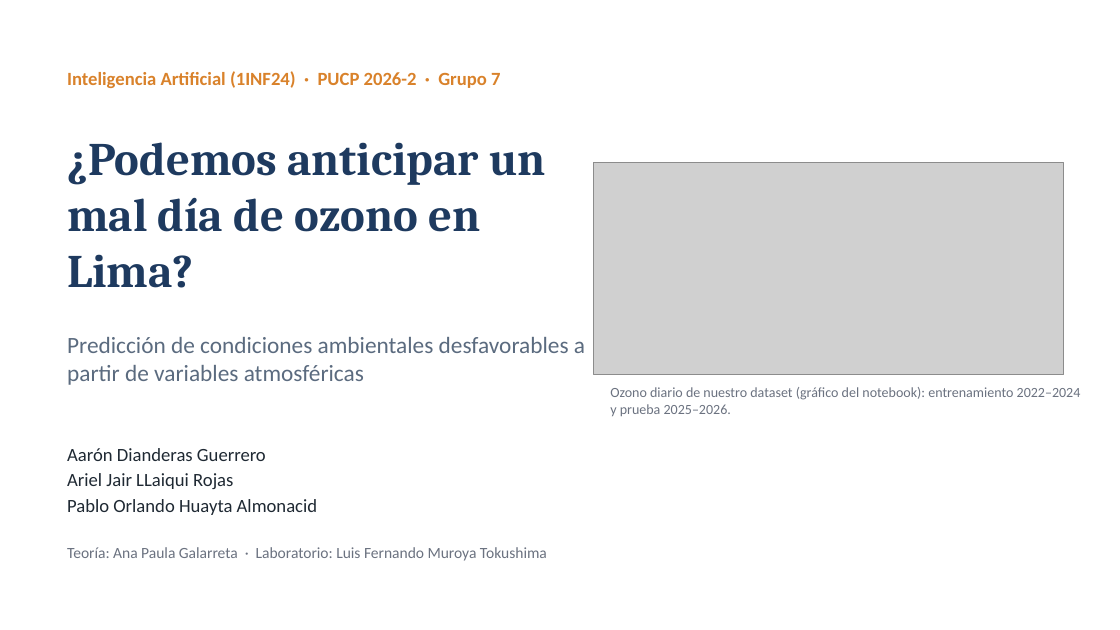
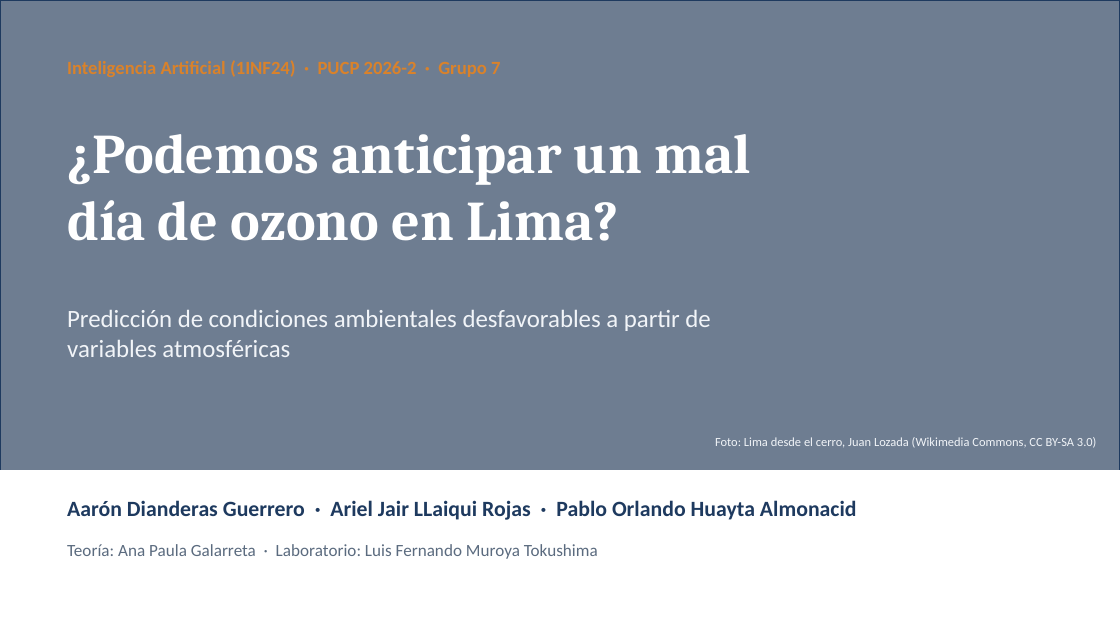
Before and after one commit to pablohuayta/prediccion-ozono-lima, a slide deck: slide 1 of Grupo7-TA-Exposicion.pptx. Drawn at 1120x630 pixels with LibreOffice and Linux fonts; fonts in the diff are those of the drawing; grey boxes stand for pictures. Boxes give left, top, right and bottom in pixels: in the first picture for what was removed or moved away, otherwise in the second. Text is boxed around its words. In the diff, an @@ line names an element or a change of style, - is before the commit and + after.

```diff
--- a/Grupo7-TA-Exposicion.pptx
+++ b/Grupo7-TA-Exposicion.pptx
@@ background #FFFFFF to #1E3A5F @@
@@ picture added at bbox=[0, 0, 1120, 470] @@
@@ rectangle added at bbox=[0, 0, 1120, 470], fill #1E3A5F at 55% opacity, outline #1E3A5F 1 pt @@
@@ text removed at bbox=[67, 71, 500, 88] @@
-Inteligencia Artificial (1INF24) · PUCP 2026-2 · Grupo 7
@@ title "¿Podemos anticipar un mal día ...": place and size @@
-title "¿Podemos anticipar un mal día ..." at bbox=[67, 142, 546, 288]
+title "¿Podemos anticipar un mal día ..." at bbox=[67, 134, 751, 241]
@@ title "¿Podemos anticipar un mal día ..." at bbox=[67, 134, 751, 241]: size 30 to 36 pt, text colour #1E3A5F to #FFFFFF @@
@@ picture removed at bbox=[594, 162, 1064, 375] @@
@@ text "Predicción de condiciones ambientales desfavorables ...": place and size @@
-text "Predicción de condiciones ambientales desfavorables ..." at bbox=[67, 337, 585, 385]
+text "Predicción de condiciones ambientales desfavorables ..." at bbox=[67, 310, 710, 357]
@@ text "Predicción de condiciones ambientales desfavorables ..." at bbox=[67, 310, 710, 357]: size 15 to 16 pt, text colour #5B6B7F to #F1F4F8 @@
@@ text removed at bbox=[610, 387, 1081, 416] @@
-Ozono diario de nuestro dataset (gráfico del notebook): entrenamiento 2022–2024 y prueba 2025–2026.
@@ text added at bbox=[715, 437, 1097, 448], 8 pt, text #F1F4F8 @@
+Foto: Lima desde el cerro, Juan Lozada (Wikimedia Commons, CC BY-SA 3.0)
@@ rectangle added at bbox=[0, 470, 1120, 630], fill #FFFFFF, outline #FFFFFF 1 pt @@
@@ text at bbox=[67, 500, 857, 520]: text changed; size 12 to 14 pt; text colour #1F2933 to #1E3A5F; bold on @@
-Aarón Dianderas Guerrero
-Ariel Jair LLaiqui Rojas
-Pablo Orlando Huayta Almonacid
+Aarón Dianderas Guerrero · Ariel Jair LLaiqui Rojas · Pablo Orlando Huayta Almonacid
@@ text "Teoría: Ana Paula Galarreta · ..." at bbox=[67, 544, 598, 559]: size 10 to 11 pt, text colour #6B7280 to #5B6B7F @@
```
Also in this commit, not shown: 2 other slides changed.
